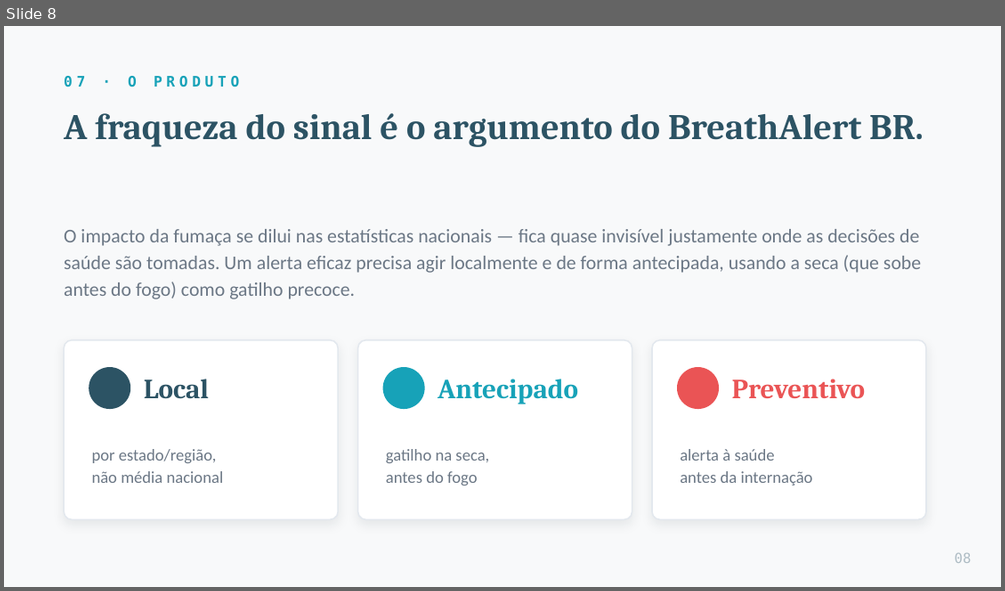
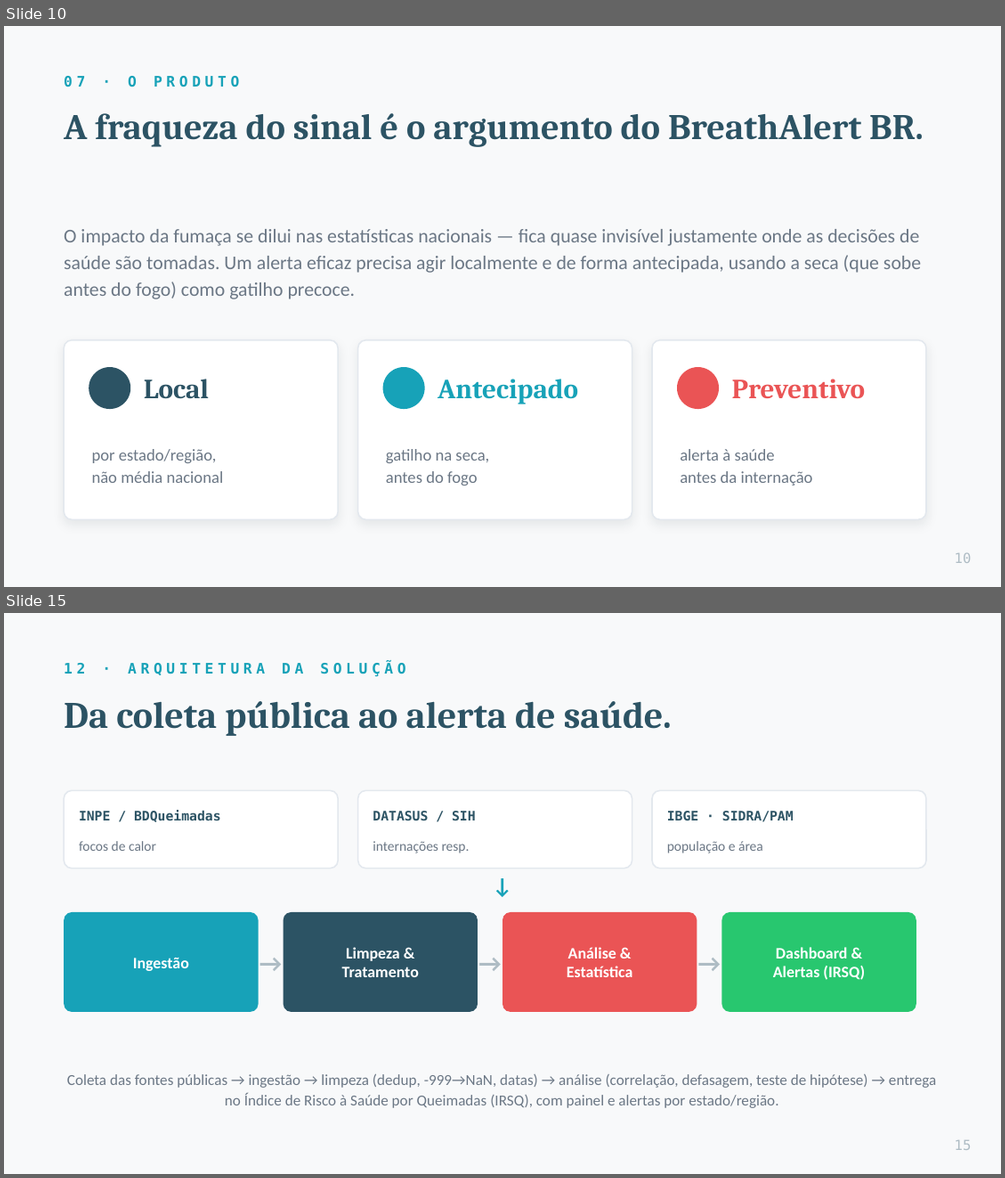
Before and after one commit to SauloSapucaia/BreathAlert_BR, a slide deck: pitch/BreathAlert_Pitch.pptx. Shown one above the other, each under a label of ours: slide 8 before the commit, slides 10 and 15 after it; the slides between them are not shown. The pictures are 1005x591 and 1005x1178 pixels, drawn with LibreOffice and Linux fonts; fonts in the diff are those of the drawing. Boxes give left, top, right and bottom in pixels: in the first picture for what was removed or moved away, otherwise in the second. Text is boxed around its words. In the diff, an @@ line names an element or a change of style, - is before the commit and + after.

```diff
--- a/pitch/BreathAlert_Pitch.pptx
+++ b/pitch/BreathAlert_Pitch.pptx
@@ slide 15 added at bbox=[4, 613, 1001, 1174], background #F8F9FA @@
@@ text added at bbox=[64, 661, 405, 677], 10.5 pt, text #17A2B8, bold @@
+12 · ARQUITETURA DA SOLUÇÃO
@@ text added at bbox=[64, 701, 672, 736], 27 pt, text #2C5364, bold @@
+Da coleta pública ao alerta de saúde.
@@ rounded rectangle added at bbox=[64, 790, 338, 868], fill #FFFFFF, outline #E3E8EE 1 pt @@
@@ rounded rectangle added at bbox=[358, 790, 632, 868], fill #FFFFFF, outline #E3E8EE 1 pt @@
@@ rounded rectangle added at bbox=[652, 790, 926, 868], fill #FFFFFF, outline #E3E8EE 1 pt @@
@@ text added at bbox=[79, 810, 221, 822], 9.5 pt, text #2C5364, bold @@
+INPE / BDQueimadas
@@ text added at bbox=[372, 811, 476, 820], 9.5 pt, text #2C5364, bold @@
+DATASUS / SIH
@@ text added at bbox=[667, 811, 793, 822], 9.5 pt, text #2C5364, bold @@
+IBGE · SIDRA/PAM
@@ text added at bbox=[79, 841, 156, 851], 10 pt, text #6B7785 @@
+focos de calor
@@ text added at bbox=[372, 841, 469, 853], 10 pt, text #6B7785 @@
+internações resp.
@@ text added at bbox=[667, 841, 763, 853], 10 pt, text #6B7785 @@
+população e área
@@ text added at bbox=[4, 870, 1001, 900], 16 pt, text #17A2B8, bold @@
+↓
@@ rounded rectangle added at bbox=[64, 912, 259, 1012], fill #17A2B8 @@
@@ text added at bbox=[259, 912, 283, 1012], 18 pt, text #AEBCC4, bold @@
+→
@@ rounded rectangle added at bbox=[283, 912, 477, 1012], fill #2C5364 @@
@@ text added at bbox=[477, 912, 502, 1012], 18 pt, text #AEBCC4, bold @@
+→
@@ rounded rectangle added at bbox=[502, 912, 696, 1012], fill #EA5455 @@
@@ text added at bbox=[696, 912, 721, 1012], 18 pt, text #AEBCC4, bold @@
+→
@@ rounded rectangle added at bbox=[721, 912, 916, 1012], fill #28C76F @@
@@ text added at bbox=[133, 957, 189, 971], 11.5 pt, text #FFFFFF, bold @@
+Ingestão
@@ text added at bbox=[342, 947, 419, 977], 11.5 pt, text #FFFFFF, bold @@
+Limpeza &
+Tratamento
@@ text added at bbox=[566, 947, 633, 977], 11.5 pt, text #FFFFFF, bold @@
+Análise &
+Estatística
@@ text added at bbox=[773, 947, 865, 980], 11.5 pt, text #FFFFFF, bold @@
+Dashboard &
+Alertas (IRSQ)
@@ text added at bbox=[67, 1074, 936, 1108], 11 pt, text #6B7785 @@
+Coleta das fontes públicas → ingestão → limpeza (dedup, -999→NaN, datas) → análise (correlação, defasagem, teste de hipótese) → entrega no Índice de Risco à Saúde por Queimadas (IRSQ), com painel e alertas por estado/região.
@@ text added at bbox=[955, 1140, 971, 1150], 10 pt, text #AEBCC4 @@
+15
@@ what was slide 8 is now slide 10 @@
@@ slide 10 changed as well @@
@@ text at bbox=[955, 553, 971, 563]: text changed @@
-08
+10
```
Also in this commit, not shown: 8 other slides changed, 6 other slides added, 2 other files.
